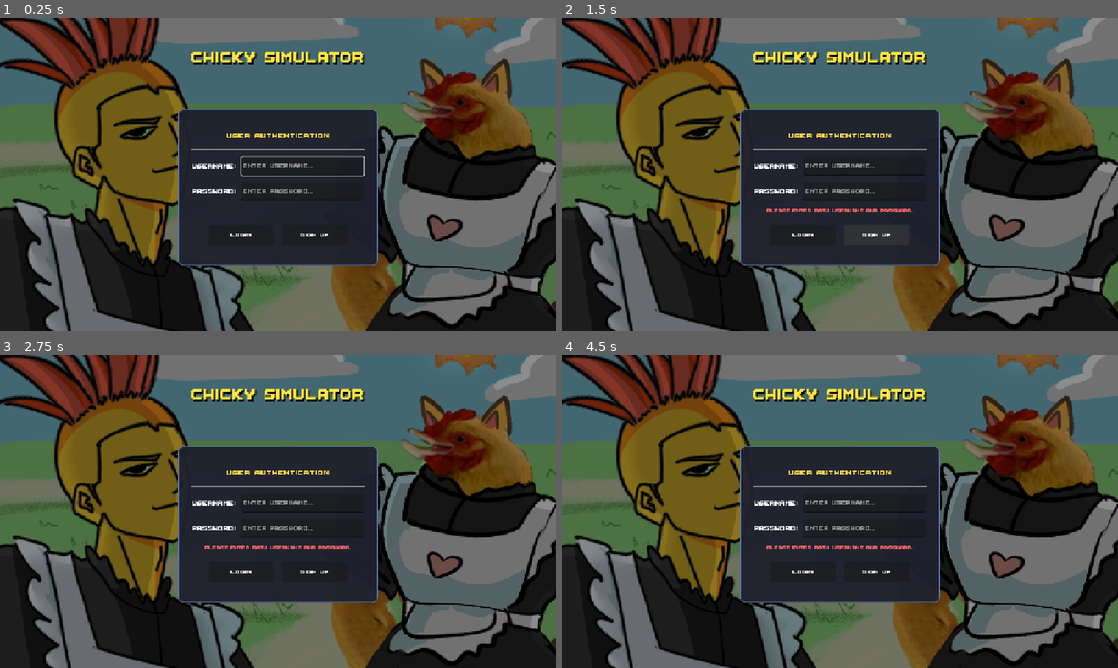
Above: before the commit, frames 1-4 (two rows, left to right).
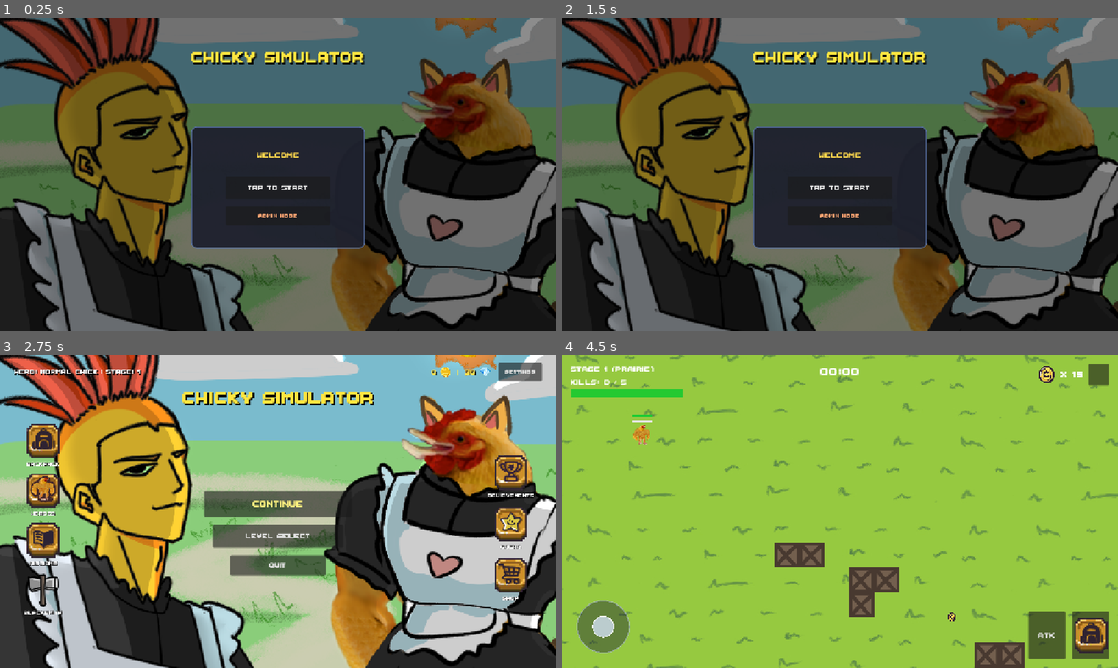
Above: after the commit, the same moments.

Repository: PuoLin/Chicky-Simulator-v3.0
Game: Godot game, scene res://scenes/ui/AuthScreen.tscn
The game is run twice, just before and just after one commit, with the same random seed, the same clock (stepped at 60 frames per second) and the same inputs. Sound files missing from this copy of the repository are replaced by a short silence.
Inputs (mouse positions are in pixels of both pictures, inside the frame that each line leads up to):
- Up to frame 1 (0.25 s): no input
- Up to frame 2 (1.5 s): click (801, 233) at 0.5 s, where only the run before the commit has a clickable "LOGIN"; click (878, 233) at 1.25 s, where only the run before the commit has a clickable "SIGN UP"
- Up to frame 3 (2.75 s): click (278, 552) at 2 s, where only the run after the commit has a clickable "ADMIN MODE"
- Up to frame 4 (4.5 s): click (840, 505) at 2.75 s, where only the run after the commit has a clickable "CONTINUE"; click (1101, 373) at 3.5 s, where only the run after the commit has a clickable "||"; click (840, 495) at 4.25 s, where only the run after the commit has a clickable "RESUME"

The runs differ from the first frame. In frame 1, 7.3% of the frame differs, in the area x 32-68%, y 29-80%; in frame 2, 7.5%; in frame 3, 79%; in frame 4, 100%, in the area x 0-100%, y 0-100%.

Commit message:
Remove Login/Sign-in, Added Guest/Admin

Diff:
--- a/scenes/ui/AuthScreen.tscn
+++ b/scenes/ui/AuthScreen.tscn
@@ -78,7 +78,7 @@
 grow_vertical = 2
 
 [node name="Panel" type="Panel" parent="CenterContainer" unique_id=154135605]
-custom_minimum_size = Vector2(460, 360)
+custom_minimum_size = Vector2(400, 280)
 layout_mode = 2
 theme_override_styles/panel = SubResource("StyleBoxFlat_panel")
 
@@ -100,85 +100,23 @@
 layout_mode = 2
 theme_override_colors/font_color = Color(1, 0.85, 0.3, 1)
 theme_override_font_sizes/font_size = 28
-text = "USER AUTHENTICATION"
+text = "WELCOME"
 horizontal_alignment = 1
 
 [node name="HSeparator" type="HSeparator" parent="CenterContainer/Panel/VBoxContainer" unique_id=1164688479]
 layout_mode = 2
 
-[node name="UsernameRow" type="HBoxContainer" parent="CenterContainer/Panel/VBoxContainer" unique_id=1166501069]
+[node name="StartGameButton" type="Button" parent="CenterContainer/Panel/VBoxContainer" unique_id=735306535]
+custom_minimum_size = Vector2(240, 52)
 layout_mode = 2
-theme_override_constants/separation = 12
+size_flags_horizontal = 4
+theme_override_font_sizes/font_size = 26
+text = "TAP TO START"
 
-[node name="UserLabel" type="Label" parent="CenterContainer/Panel/VBoxContainer/UsernameRow" unique_id=1193058718]
-custom_minimum_size = Vector2(100, 0)
+[node name="AdminLoginButton" type="Button" parent="CenterContainer/Panel/VBoxContainer" unique_id=987654321]
+custom_minimum_size = Vector2(240, 44)
 layout_mode = 2
-text = "Username:"
-
-[node name="UsernameInput" type="LineEdit" parent="CenterContainer/Panel/VBoxContainer/UsernameRow" unique_id=1853078786]
-custom_minimum_size = Vector2(0, 42)
-layout_mode = 2
-size_flags_horizontal = 3
-theme_override_font_sizes/font_size = 22
-placeholder_text = "Enter username..."
-clear_button_enabled = true
-
-[node name="UsernameButton" type="Button" parent="CenterContainer/Panel/VBoxContainer/UsernameRow/UsernameInput" unique_id=1710496909]
-modulate = Color(1, 1, 1, 0)
-layout_mode = 0
-offset_right = 284.0
-offset_bottom = 43.0
-
-[node name="PasswordRow" type="HBoxContainer" parent="CenterContainer/Panel/VBoxContainer" unique_id=409993807]
-layout_mode = 2
-theme_override_constants/separation = 12
-
-[node name="PassLabel" type="Label" parent="CenterContainer/Panel/VBoxContainer/PasswordRow" unique_id=1618398555]
-custom_minimum_size = Vector2(100, 0)
-layout_mode = 2
-text = "Password:"
-
-[node name="PasswordInput" type="LineEdit" parent="CenterContainer/Panel/VBoxContainer/PasswordRow" unique_id=1233477320]
-custom_minimum_size = Vector2(0, 42)
-layout_mode = 2
-size_flags_horizontal = 3
-theme_override_font_sizes/font_size = 22
-placeholder_text = "Enter password..."
-clear_button_enabled = true
-virtual_keyboard_type = 6
-secret = true
-
-[node name="PasswordButton" type="Button" parent="CenterContainer/Panel/VBoxContainer/PasswordRow/PasswordInput" unique_id=1229283533]
-modulate = Color(1, 1, 1, 0)
-layout_mode = 0
-offset_top = 1.0
-offset_right = 284.0
-offset_bottom = 45.0
-
-[node name="StatusLabel" type="Label" parent="CenterContainer/Panel/VBoxContainer" unique_id=1132876040]
-custom_minimum_size = Vector2(0, 24)
-layout_mode = 2
-theme_override_colors/font_color = Color(1, 0.4, 0.4, 1)
-theme_override_font_sizes/font_size = 18
-horizontal_alignment = 1
-autowrap_mode = 2
-
-[node name="ButtonsHBox" type="HBoxContainer" parent="CenterContainer/Panel/VBoxContainer" unique_id=1314009701]
-layout_mode = 2
-theme_override_constants/separation = 20
-alignment = 1
-
-[node name="LoginButton" type="Button" parent="CenterContainer/Panel/VBoxContainer/ButtonsHBox" unique_id=735306535]
-custom_minimum_size = Vector2(150, 46)
-layout_mode = 2
-theme_override_font_sizes/font_size = 22
-text = "LOGIN"
-
-[node name="SignUpButton" type="Button" parent="CenterContainer/Panel/VBoxContainer/ButtonsHBox" unique_id=127087858]
-custom_minimum_size = Vector2(150, 46)
-layout_mode = 2
-theme_override_font_sizes/font_size = 22
-text = "SIGN UP"
-
-[connection signal="pressed" from="CenterContainer/Panel/VBoxContainer/UsernameRow/UsernameInput/UsernameButton" to="." method="_on_username_button_pressed"]
-[connection signal="pressed" from="CenterContainer/Panel/VBoxContainer/PasswordRow/PasswordInput/PasswordButton" to="." method="_on_password_button_pressed"]
+size_flags_horizontal = 4
+theme_override_colors/font_color = Color(1, 0.65, 0.45, 1)
+theme_override_font_sizes/font_size = 20
+text = "ADMIN MODE"
--- a/scripts/autoload/Global.gd
+++ b/scripts/autoload/Global.gd
@@ -32,6 +32,7 @@
 var speed_demon_cleared: bool = false
 var iron_skin_cleared: bool = false
 var cleared_stages: Array = []
+var is_god_mode: bool = false
 
 var active_chick: String = "normal"
 var unlocked_chicks: Array = ["normal"]
@@ -547,6 +548,7 @@
 	target_kills = 0
 	stage_time = 0.0
 	stage_active = false
+	is_god_mode = false
 	emit_signal("coins_changed", coins)
 	emit_signal("diamonds_changed", diamonds)
 	emit_signal("inventory_updated")
--- a/scripts/ui/auth_screen.gd
+++ b/scripts/ui/auth_screen.gd
@@ -2,171 +2,45 @@
 class_name AuthScreen
 
 ## auth_screen.gd
-## Local authentication gateway managing account registration and sign-in
-## persisted in user://accounts.json, with automatic legacy user import.
+## 100% Offline, serverless Auto-Guest authentication system.
+## Generates and caches a persistent guest UID in user://guest_id.save.
 
-const ACCOUNTS_FILE := "user://accounts.json"
+const GUEST_ID_FILE := "user://guest_id.save"
 
-@onready var username_input: LineEdit = $CenterContainer/Panel/VBoxContainer/UsernameRow/UsernameInput
-@onready var password_input: LineEdit = $CenterContainer/Panel/VBoxContainer/PasswordRow/PasswordInput
-@onready var login_button: Button = $CenterContainer/Panel/VBoxContainer/ButtonsHBox/LoginButton
-@onready var signup_button: Button = $CenterContainer/Panel/VBoxContainer/ButtonsHBox/SignUpButton
-@onready var status_label: Label = $CenterContainer/Panel/VBoxContainer/StatusLabel
-
-var accounts: Dictionary = {}
+@onready var start_game_button: Button = $CenterContainer/Panel/VBoxContainer/StartGameButton
+@onready var admin_login_button: Button = $CenterContainer/Panel/VBoxContainer/AdminLoginButton
 
 func _ready() -> void:
 	AudioManager.play_music("menu")
-	accounts = _load_accounts()
+	start_game_button.pressed.connect(_on_start_game_pressed)
+	admin_login_button.pressed.connect(_on_admin_login_pressed)
 
-	login_button.pressed.connect(_on_login_pressed)
-	signup_button.pressed.connect(_on_signup_pressed)
-
-	username_input.text_submitted.connect(func(_text): password_input.grab_focus())
-	password_input.text_submitted.connect(func(_text): _on_login_pressed())
-
-	username_input.grab_focus()
-
-func _load_accounts() -> Dictionary:
-	if FileAccess.file_exists(ACCOUNTS_FILE):
-		var file := FileAccess.open(ACCOUNTS_FILE, FileAccess.READ)
-		if file:
-			var content := file.get_as_text()
-			var parsed = JSON.parse_string(content)
-			if typeof(parsed) == TYPE_DICTIONARY:
-				return parsed
-
-	# Auto-seed accounts from user_details.txt if available
-	var default_accounts: Dictionary = {
-		"Player": "1234",
-		"admin": "123456"
-	}
-
-	var details_path := "res://user_details.txt"
-	if FileAccess.file_exists(details_path):
-		var file := FileAccess.open(details_path, FileAccess.READ)
-		if file:
-			while not file.eof_reached():
-				var line := file.get_line().strip_edges()
-				if line.is_empty():
-					continue
-				var parts := line.split(", ")
-				if parts.size() >= 2:
-					var uname := parts[0].strip_edges()
-					var pwd := parts[1].strip_edges()
-					if not uname.is_empty():
-						default_accounts[uname] = pwd
-
-	_save_accounts(default_accounts)
-	return default_accounts
-
-func _save_accounts(data: Dictionary) -> void:
-	var file := FileAccess.open(ACCOUNTS_FILE, FileAccess.WRITE)
-	if file:
-		file.store_string(JSON.stringify(data, "\t"))
-
-func _on_login_pressed() -> void:
-	var uname := username_input.text.strip_edges()
-	var pwd := password_input.text.strip_edges()
-
-	if uname.is_empty() or pwd.is_empty():
-		_set_status("Please enter both username and password.", Color(1.0, 0.4, 0.4, 1.0))
-		return
-
-	if not accounts.has(uname):
-		_set_status("Username not found. Click 'Sign Up' to create it!", Color(1.0, 0.6, 0.3, 1.0))
-		return
-
-	if accounts[uname] != pwd:
-		_set_status("Incorrect password! Please try again.", Color(1.0, 0.4, 0.4, 1.0))
-		return
-
-	_set_status("Login successful! Welcome back, %s!" % uname, Color(0.4, 1.0, 0.5, 1.0))
-	login_button.disabled = true
-	signup_button.disabled = true
-
-	Global.set_active_user(uname)
+func _on_start_game_pressed() -> void:
+	start_game_button.disabled = true
+	admin_login_button.disabled = true
+	Global.is_god_mode = false
+	var uid := _get_or_create_guest_id()
+	Global.set_active_user(uid)
 	get_tree().change_scene_to_file.call_deferred("res://scenes/main/MainMenu.tscn")
 
-func _on_signup_pressed() -> void:
-	var uname := username_input.text.strip_edges()
-	var pwd := password_input.text.strip_edges()
-
-	if uname.is_empty() or pwd.is_empty():
-		_set_status("Please enter both username and password.", Color(1.0, 0.4, 0.4, 1.0))
-		return
-
-	if accounts.has(uname):
-		_set_status("Username already exists! Please click 'Login'.", Color(1.0, 0.8, 0.3, 1.0))
-		return
-
-	accounts[uname] = pwd
-	_save_accounts(accounts)
-
-	_set_status("Account created successfully! Welcome, %s!" % uname, Color(0.4, 1.0, 0.5, 1.0))
-	login_button.disabled = true
-	signup_button.disabled = true
-
-	Global.set_active_user(uname)
+func _on_admin_login_pressed() -> void:
+	start_game_button.disabled = true
+	admin_login_button.disabled = true
+	Global.set_active_user("admin")
+	Global.is_god_mode = true
 	get_tree().change_scene_to_file.call_deferred("res://scenes/main/MainMenu.tscn")
 
-func _set_status(msg: String, col: Color) -> void:
-	status_label.text = msg
-	status_label.add_theme_color_override("font_color", col)
+func _get_or_create_guest_id() -> String:
+	if FileAccess.file_exists(GUEST_ID_FILE):
+		var file := FileAccess.open(GUEST_ID_FILE, FileAccess.READ)
+		if file:
+			var saved_id := file.get_as_text().strip_edges()
+			if not saved_id.is_empty():
+				return saved_id
 
-
-# --- HTML BRIDGE WORKAROUND FOR HUAWEI QUICK APP KEYBOARD ---
-#func spawn_html_input(input_type: String, field_id: String) -> void:
-	#var js_code = """
-		#var box = document.getElementById('godot_temp_input');
-		#if (box) box.remove();
-		#
-		#box = document.createElement('input');
-		#box.id = 'godot_temp_input';
-		#box.type = '%s';
-		#box.placeholder = 'Enter %s...';
-		#box.style.position = 'fixed';
-		#box.style.top = '10px';
-		#box.style.left = '50%%';
-		#box.style.transform = 'translateX(-50%%)';
-		#box.style.fontSize = '20px';
-		#box.style.padding = '10px';
-		#box.style.zIndex = '9999';
-		#document.body.appendChild(box);
-		#box.focus();
-		#
-		#box.onblur = function() {
-			#if (window.godotHtmlCallback) {
-				#// Concatenate into one string to prevent webview array corruption
-				#window.godotHtmlCallback(box.value + '|||' + '%s');
-			#}
-			#box.remove();
-		#};
-		#box.onkeydown = function(e) {
-			#if (e.key === 'Enter') box.blur();
-		#};
-	#""" % [input_type, field_id, field_id]
-	#
-	#JavaScriptBridge.eval(js_code)
-#
-#func _on_html_input(args) -> void:
-	#if args.size() > 0:
-		#var raw_data = str(args[0])
-		#var parts = raw_data.split("|||")
-		#
-		#if parts.size() == 2:
-			#var typed_text = parts[0]
-			#var field = parts[1]
-			#
-			#if field == "username":
-				#username_input.text = typed_text
-			#elif field == "password":
-				#password_input.text = typed_text
-
-#func _on_username_button_pressed() -> void:
-	#if OS.has_feature("web"):
-		#spawn_html_input("text", "username")
-
-#func _on_password_button_pressed() -> void:
-	#if OS.has_feature("web"):
-		#spawn_html_input("password", "password")
+	# Generate a new unique guest ID
+	var new_id := "guest_%d_%d" % [int(Time.get_unix_time_from_system()), randi() % 100000]
+	var file := FileAccess.open(GUEST_ID_FILE, FileAccess.WRITE)
+	if file:
+		file.store_string(new_id)
+	return new_id
Not shown, changed: huawei_build/index.pck
